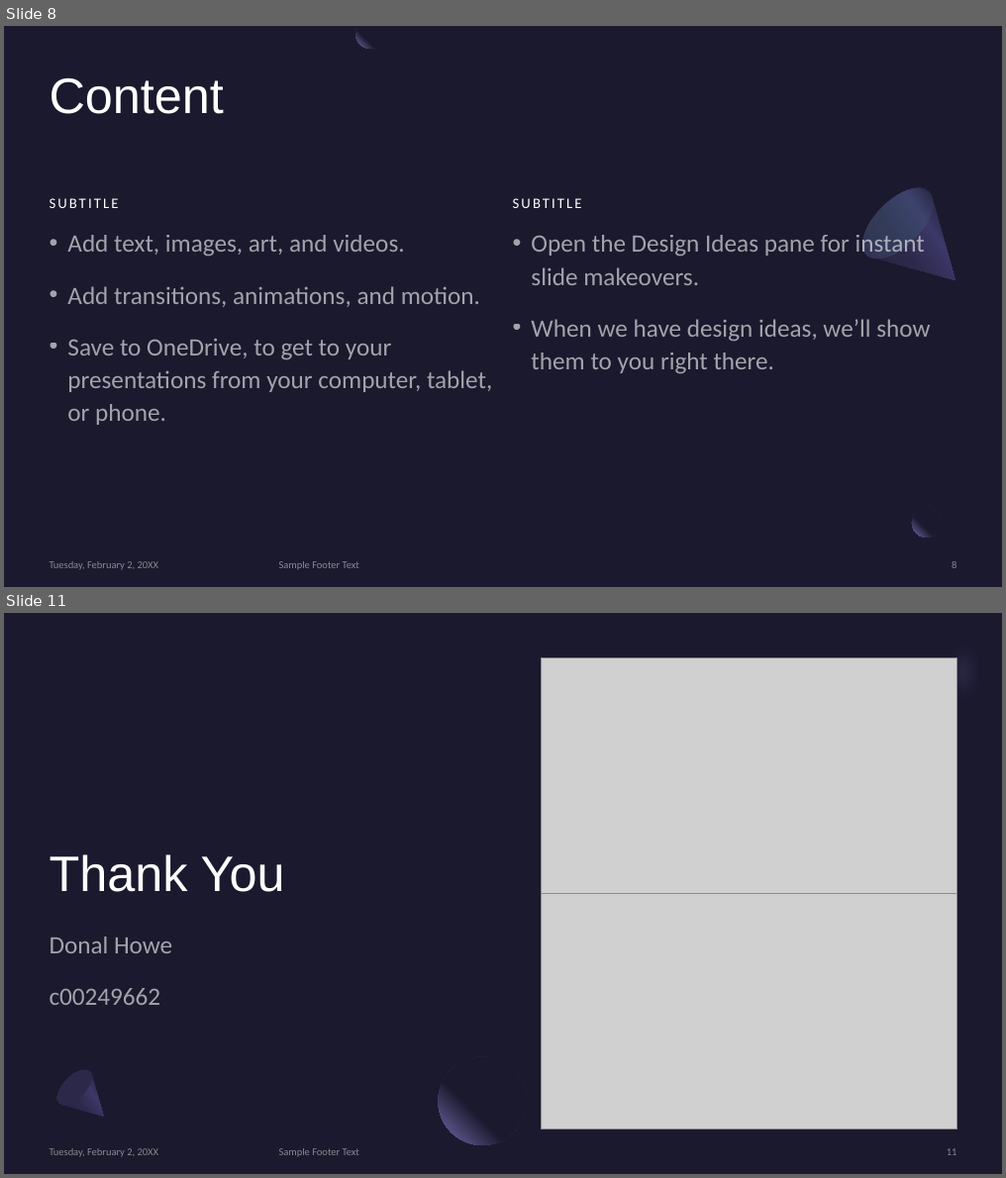
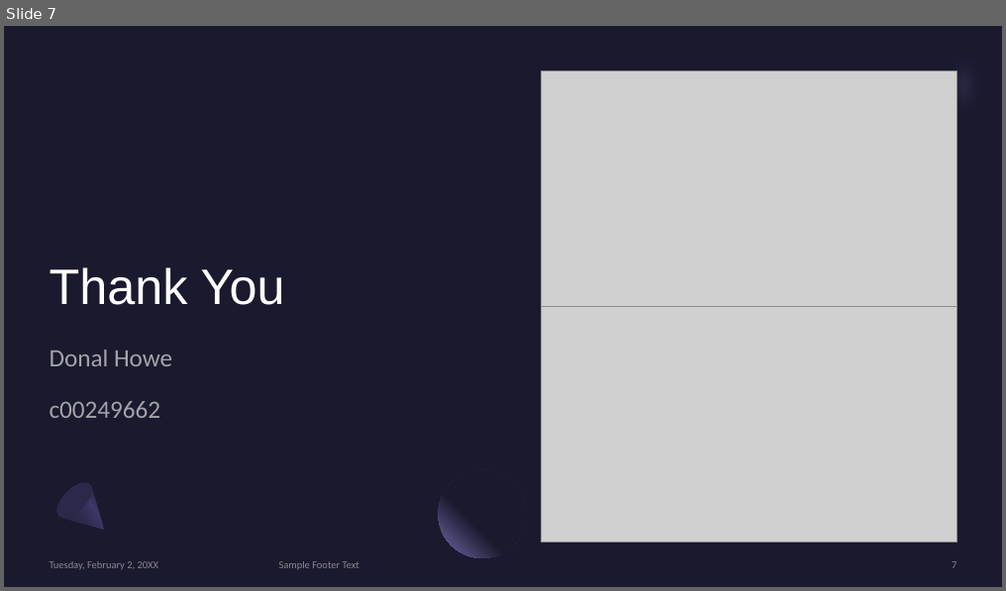
Before and after one commit to DonalHowe/FYP_Pathfinding, a slide deck: Documents/A comparison between A.pptx. Shown one above the other, each under a label of ours: slides 8 and 11 before the commit, slide 7 after it; the slides between them are not shown. The pictures are 1006x1178 and 1006x591 pixels, drawn with LibreOffice and Linux fonts; fonts in the diff are those of the drawing; grey boxes stand for pictures. Boxes give left, top, right and bottom in pixels: in the first picture for what was removed or moved away, otherwise in the second. Text is boxed around its words. In the diff, an @@ line names an element or a change of style, - is before the commit and + after.

```diff
--- a/Documents/A comparison between A.pptx
+++ b/Documents/A comparison between A.pptx
@@ slide 8 removed at (x1=4, y1=26, x2=1002, y2=587), background #1B192E @@
@@ freeform shape removed at (x1=355, y1=26, x2=385, y2=49) @@
@@ title removed at (x1=50, y1=78, x2=224, y2=114) @@
-Content
@@ text removed at (x1=50, y1=198, x2=119, y2=208) @@
-SUBTITLE
@@ text removed at (x1=513, y1=198, x2=582, y2=208) @@
-SUBTITLE
@@ freeform shape removed at (x1=851, y1=176, x2=987, y2=311) @@
@@ ellipse removed at (x1=851, y1=176, x2=945, y2=270) @@
@@ text removed at (x1=531, y1=232, x2=930, y2=374) @@
-• Open the Design Ideas pane for instant slide makeovers.
-• When we have design ideas, we’ll show them to you right there.
@@ text removed at (x1=67, y1=235, x2=492, y2=425) @@
-• Add text, images, art, and videos.
-• Add transitions, animations, and motion.
-• Save to OneDrive, to get to your presentations from your computer, tablet, or phone.
@@ ellipse removed at (x1=912, y1=509, x2=942, y2=538) @@
@@ rectangle removed at (x1=942, y1=503, x2=972, y2=532) @@
@@ text removed at (x1=50, y1=562, x2=159, y2=570) @@
-Tuesday, February 2, 20XX
@@ text removed at (x1=279, y1=562, x2=359, y2=570) @@
-Sample Footer Text
@@ page number removed at (x1=951, y1=562, x2=956, y2=569) @@
-8
@@ what was slide 11 is now slide 7 @@
@@ page number at (x1=951, y1=562, x2=956, y2=569): text changed @@
-11
+7
```
Also in this commit, not shown: 2 slides changed, 3 other slides removed.
